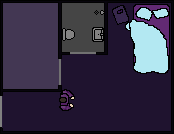
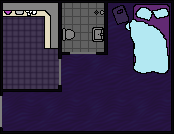
Comparing the layer stacks of the two 174px x 134px images. Changes:
hid "REF" over <box>59,89,75,111</box>
added group "Kitchen" with 2 layers in group "Furniture" over <box>3,3,58,49</box>
added layer "Layer 12" in group "Kitchen" over <box>4,11,37,16</box>
added layer "Counter" in group "Kitchen" over <box>3,3,58,49</box>
